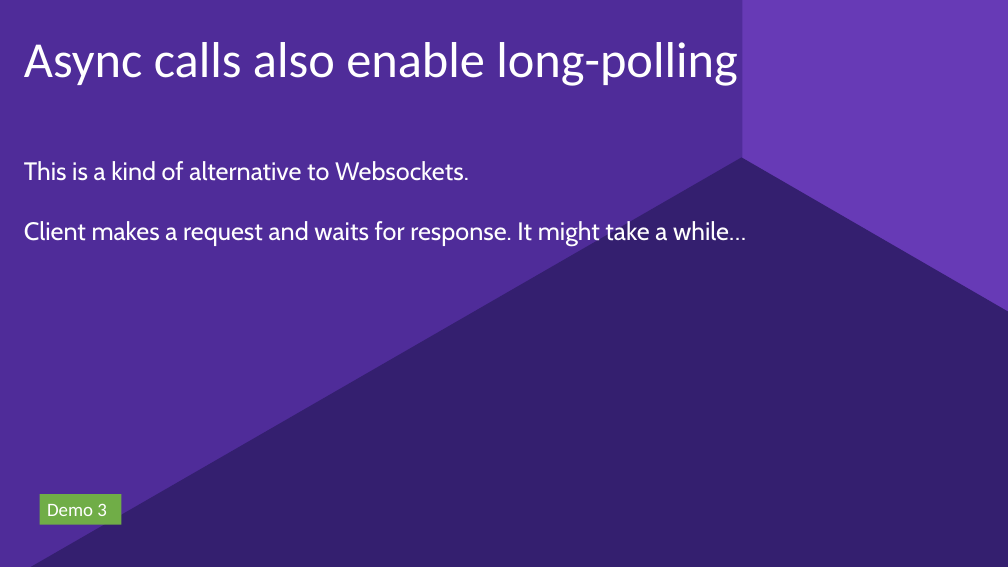
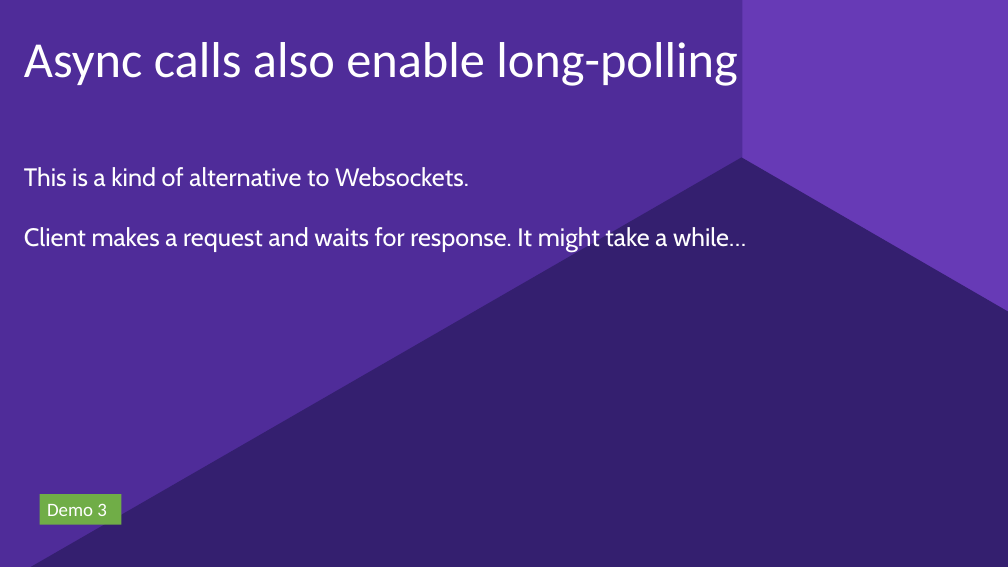
Before and after one commit to kjocevicius/nodejs-demo, a slide deck: slide 13 of nodejs.pptx. Drawn at 1008x567 pixels with LibreOffice and Linux fonts; fonts in the diff are those of the drawing; background and template pictures are left out. Boxes give left, top, right and bottom in pixels: in the first picture for what was removed or moved away, otherwise in the second. Text is boxed around its words. In the diff, an @@ line names an element or a change of style, - is before the commit and + after.

```diff
--- a/nodejs.pptx
+++ b/nodejs.pptx
@@ text "This is a kind of ...": place and size @@
-text "This is a kind of ..." at <box>24,161,746,246</box>
+text "This is a kind of ..." at <box>24,167,746,253</box>
```
Also in this commit, not shown: 2 other slides changed.
